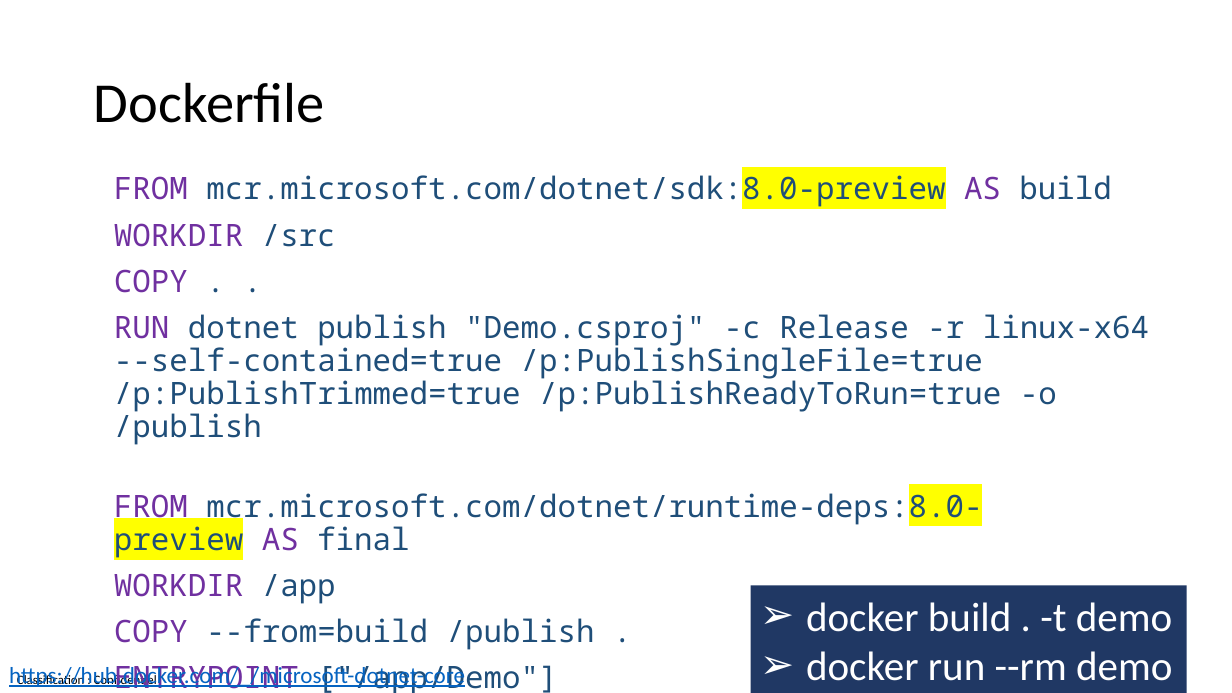
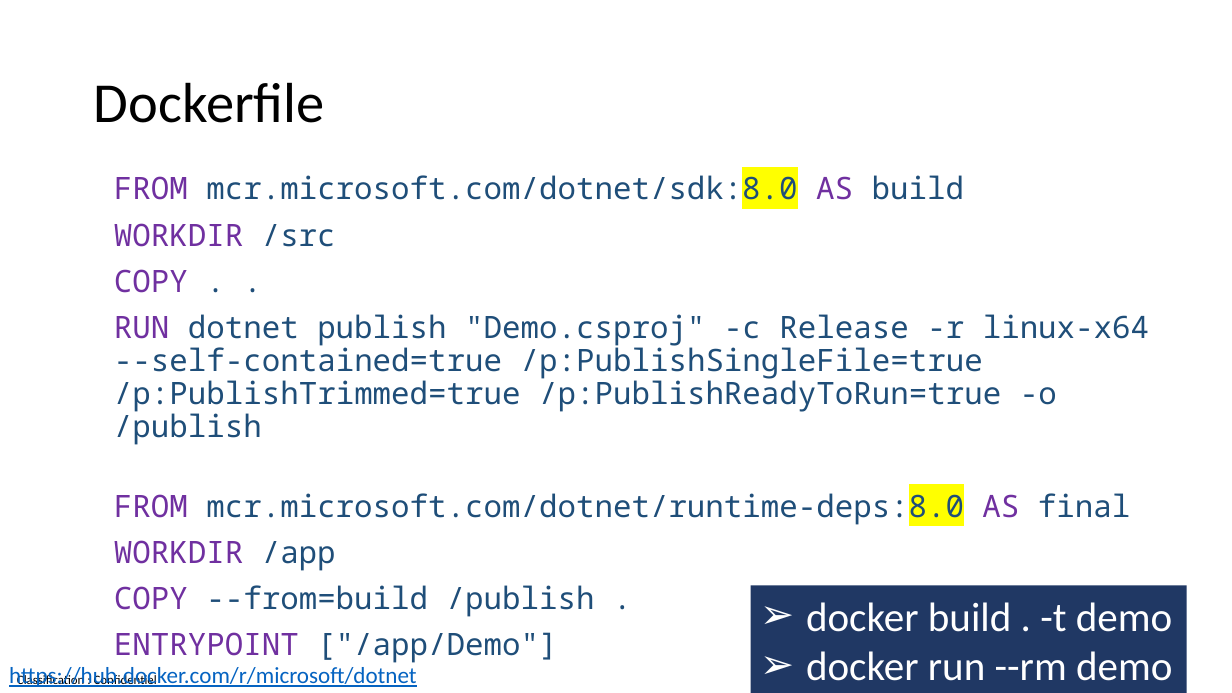
Before and after one commit to guillaume-chervet/course.dotnet, a slide deck: slide 45 of documentations/dotnet8.pptx. Drawn at 1232x693 pixels with LibreOffice and Linux fonts; fonts in the diff are those of the drawing. Boxes give left, top, right and bottom in pixels: in the first picture for what was removed or moved away, otherwise in the second. Text is boxed around its words. In the diff, an @@ line names an element or a change of style, - is before the commit and + after.

```diff
--- a/documentations/dotnet8.pptx
+++ b/documentations/dotnet8.pptx
@@ text at (x1=114, y1=171, x2=964, y2=208): text changed @@
-FROM mcr.microsoft.com/dotnet/sdk:8.0-preview AS build
+FROM mcr.microsoft.com/dotnet/sdk:8.0 AS build
@@ text at (x1=114, y1=488, x2=1130, y2=525): text changed @@
-FROM mcr.microsoft.com/dotnet/runtime-deps:8.0-preview AS final
+FROM mcr.microsoft.com/dotnet/runtime-deps:8.0 AS final
@@ text at (x1=9, y1=667, x2=417, y2=687): text changed @@
-https://hub.docker.com/_/microsoft-dotnet-core
+https://hub.docker.com/r/microsoft/dotnet
```
Also in this commit, not shown: 11 other slides changed.
